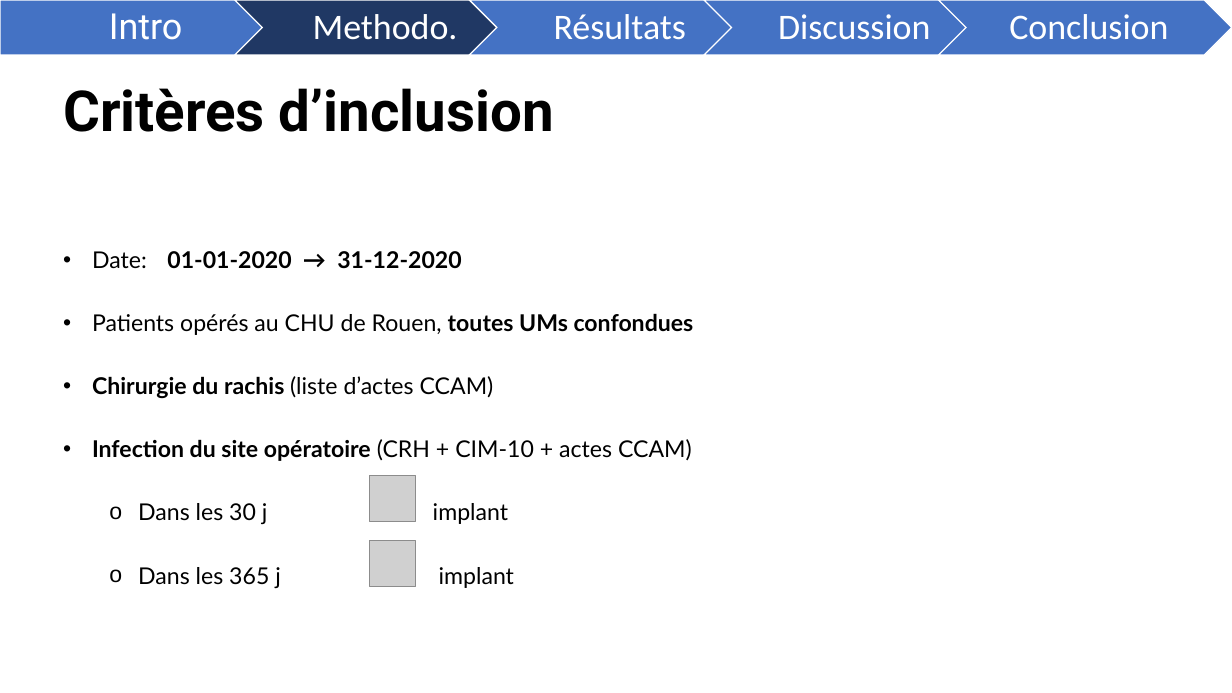
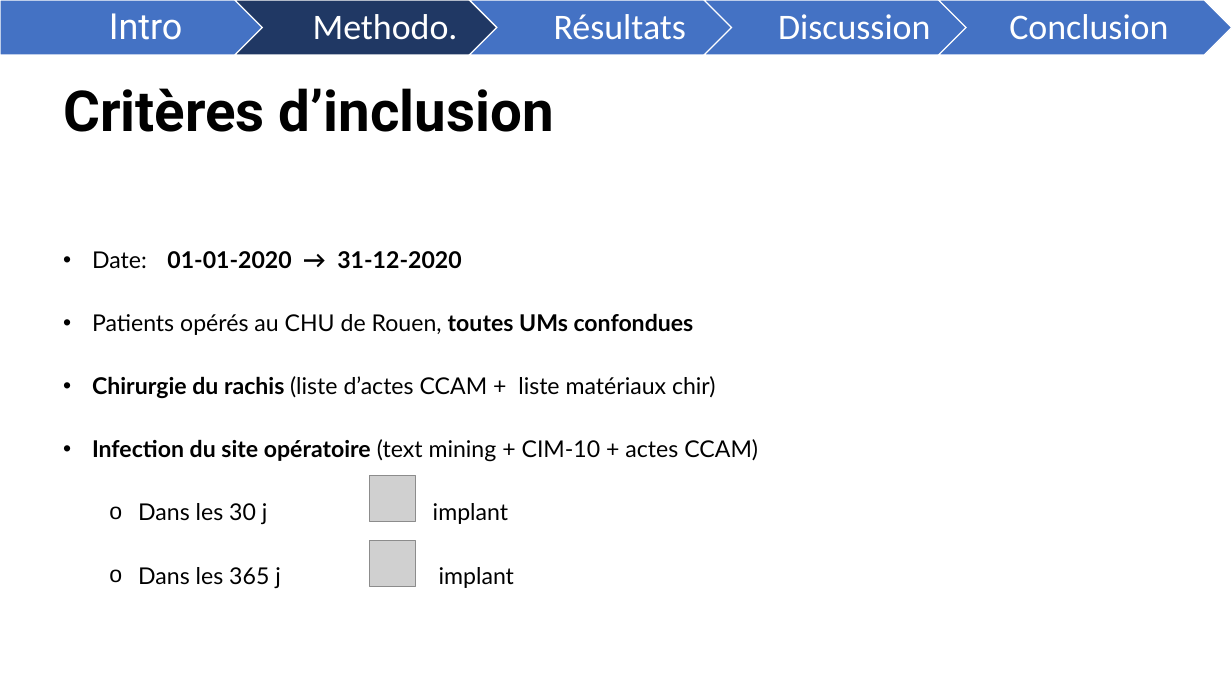
Before and after one commit to FrancescoMonti-source/theses_internes, a slide deck: slide 7 of memoire/reports/DÉTECTION SEMI-AUTOMATISÉE DES INFECTIONS POST-OPÉRATOIRES.pptx. Drawn at 1232x693 pixels with LibreOffice and Linux fonts; fonts in the diff are those of the drawing; grey boxes stand for pictures. Boxes give left, top, right and bottom in pixels: in the first picture for what was removed or moved away, otherwise in the second. Text is boxed around its words. In the diff, an @@ line names an element or a change of style, - is before the commit and + after.

```diff
--- a/memoire/reports/DÉTECTION SEMI-AUTOMATISÉE DES INFECTIONS POST-OPÉRATOIRES.pptx
+++ b/memoire/reports/DÉTECTION SEMI-AUTOMATISÉE DES INFECTIONS POST-OPÉRATOIRES.pptx
@@ text at (x1=92, y1=376, x2=758, y2=462): text changed; bold off @@
-• Chirurgie du rachis (liste d’actes CCAM)
-• Infection du site opératoire (CRH + CIM-10 + actes CCAM)
+• Chirurgie du rachis (liste d’actes CCAM + liste matériaux chir)
+• Infection du site opératoire (text mining + CIM-10 + actes CCAM)
```
Also in this commit, not shown: 7 other slides changed, 1 slide added, 1 slide removed.
